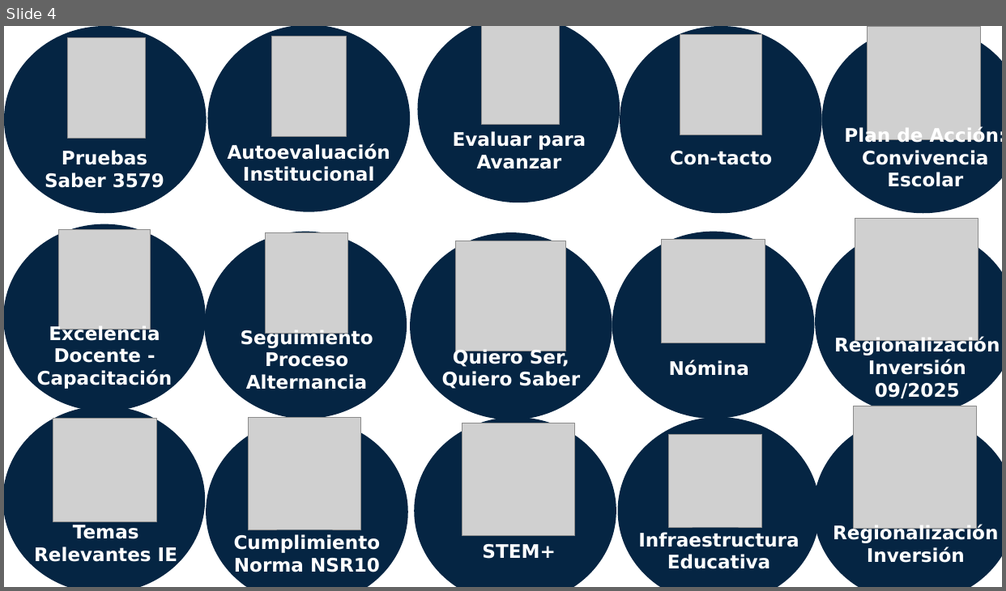
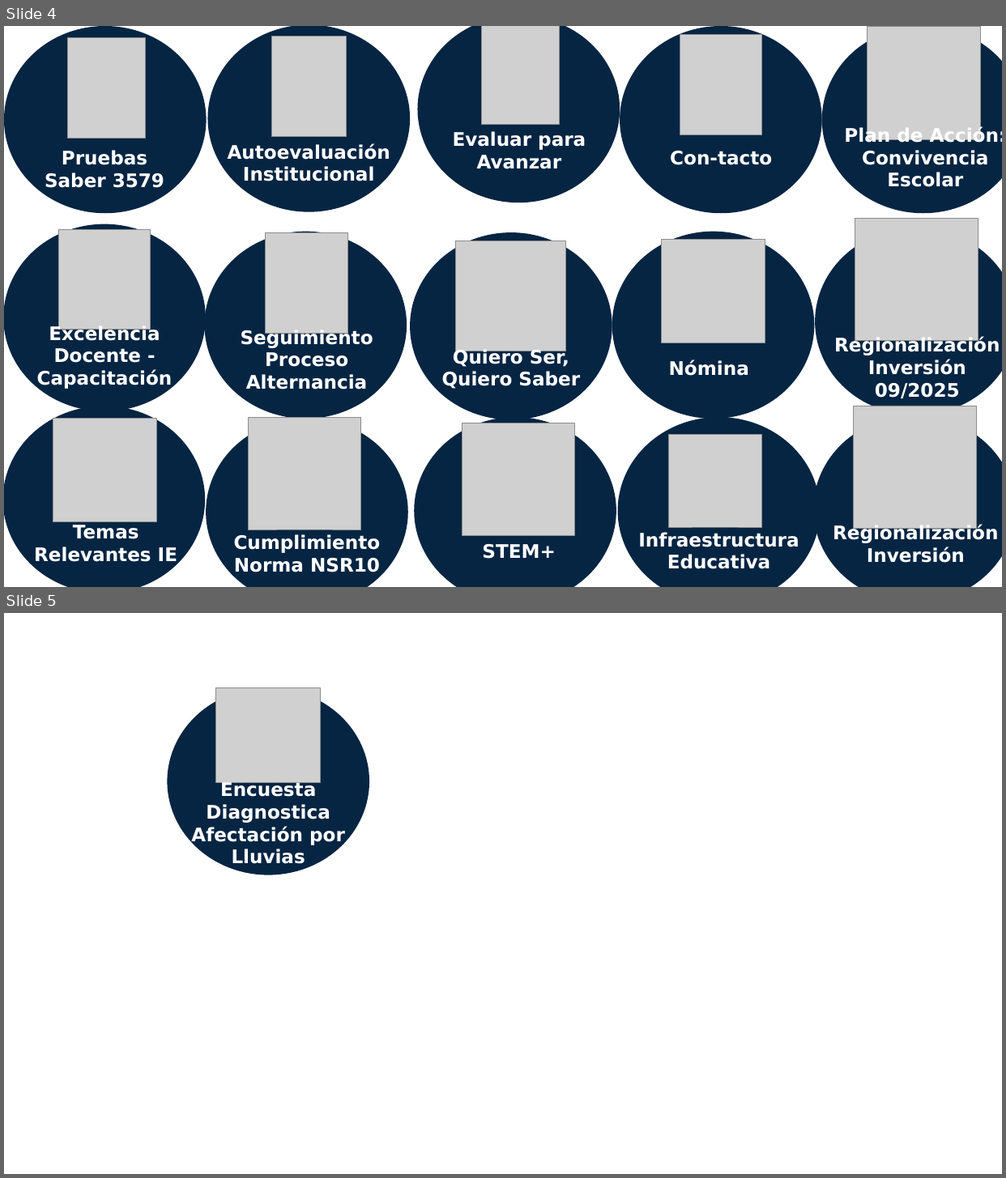
Before and after one commit to gmartinez-code/Im-genes-DAshboard-de-Inicio, a slide deck: IMAGENES/ICONOS PLANEAMIENTO.pptx. Shown one above the other, each under a label of ours: slide 4 before the commit, slides 4 and 5 after it. The pictures are 1006x591 and 1006x1178 pixels, drawn with LibreOffice and Linux fonts; fonts in the diff are those of the drawing; grey boxes stand for pictures. Boxes give left, top, right and bottom in pixels: in the first picture for what was removed or moved away, otherwise in the second. Text is boxed around its words. In the diff, an @@ line names an element or a change of style, - is before the commit and + after.

```diff
--- a/IMAGENES/ICONOS PLANEAMIENTO.pptx
+++ b/IMAGENES/ICONOS PLANEAMIENTO.pptx
@@ slide 5 added at (4, 613, 1002, 1174), background #FFFFFF @@
@@ ellipse added at (167, 688, 369, 875), fill #052543 @@
@@ picture added at (216, 688, 320, 782) @@
@@ text added at (191, 781, 345, 864), 18 pt, text #FFFFFF, bold @@
+Encuesta Diagnostica Afectación por Lluvias
```
